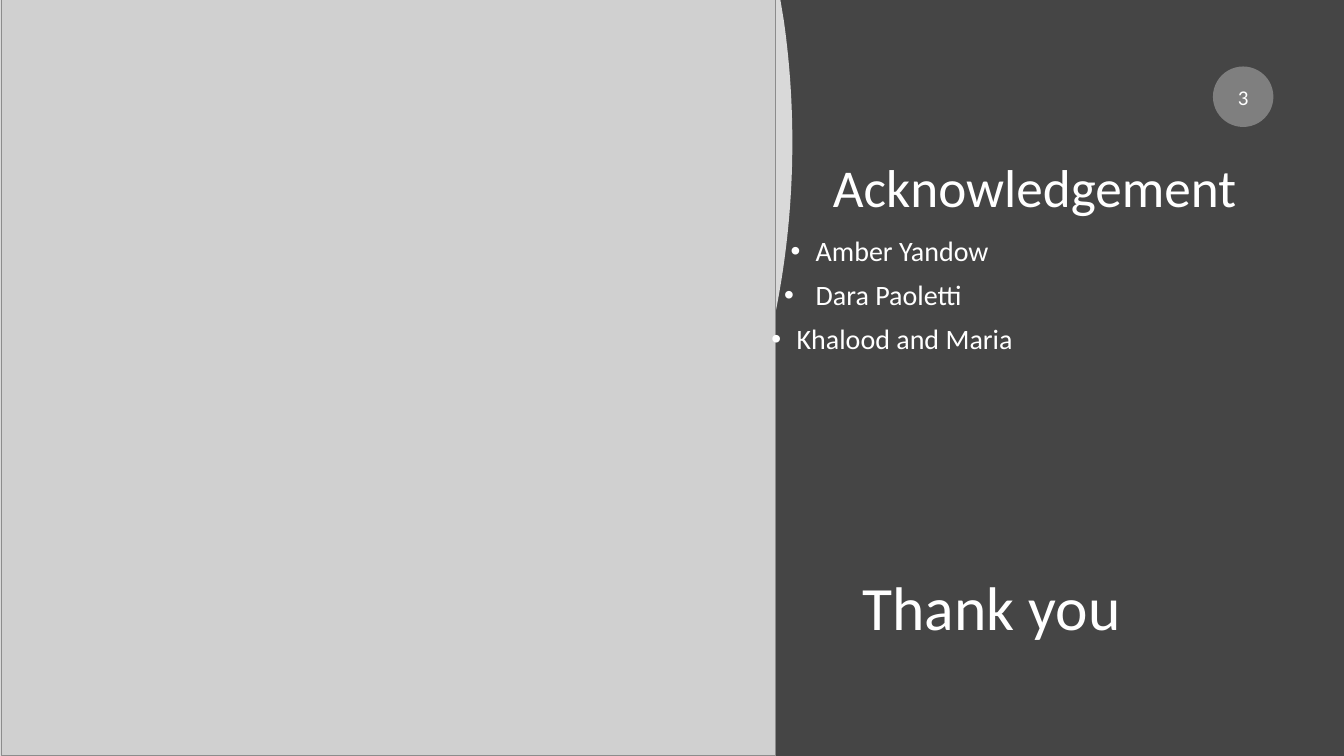
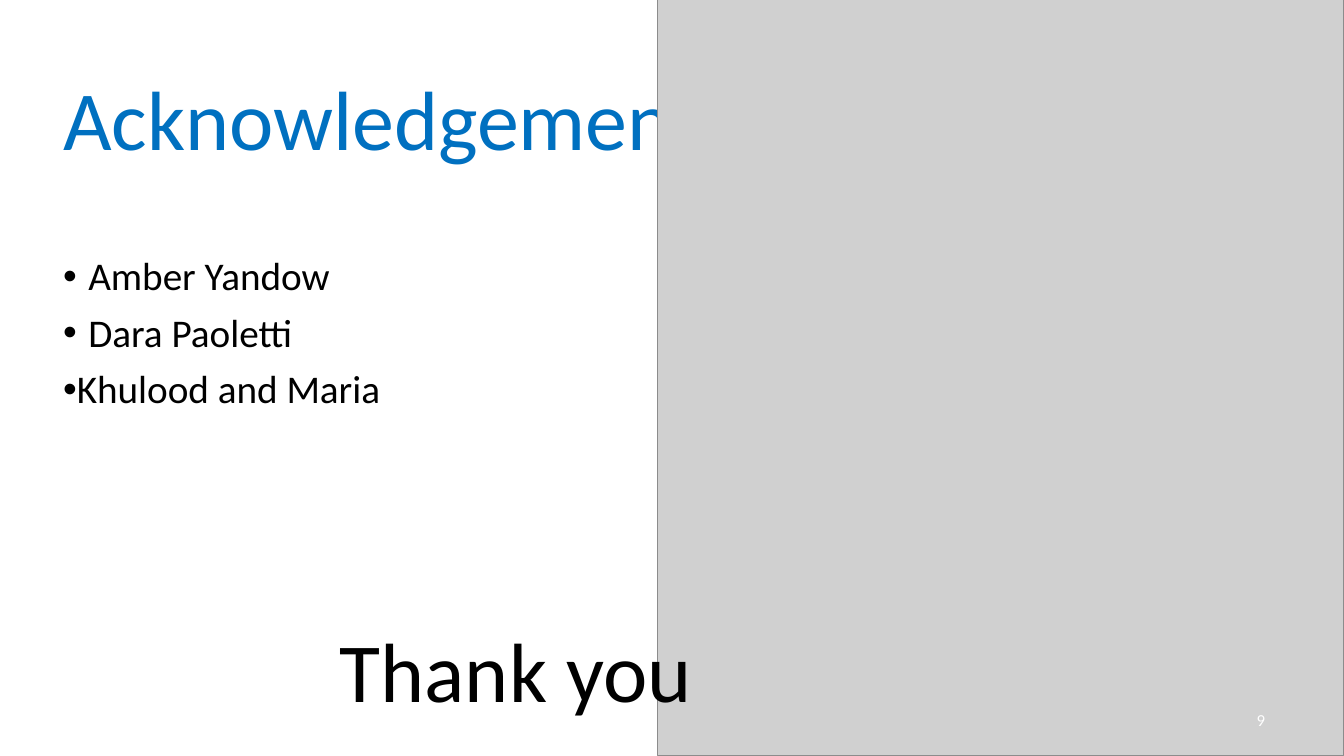
Before and after one commit to GitHub-ccd/Customer_churn_classification_MOD_3, a slide deck: slide 9 of ppt/MOD_3_non_technical.pptx (slide 3 before the commit). Drawn at 1344x756 pixels with LibreOffice and Linux fonts; fonts in the diff are those of the drawing; grey boxes stand for pictures; background and template pictures are left out. Boxes give left, top, right and bottom in pixels: in the first picture for what was removed or moved away, otherwise in the second. Text is boxed around its words. In the diff, an @@ line names an element or a change of style, - is before the commit and + after.

```diff
--- a/ppt/MOD_3_non_technical.pptx
+++ b/ppt/MOD_3_non_technical.pptx
@@ background #454545 to #FFFFFF @@
@@ freeform shape removed at [0, 0, 792, 756] @@
@@ picture: place and size @@
-picture at [1, 0, 776, 756]
+picture at [657, 0, 1344, 756]
@@ title "Acknowledgement": place and size @@
-title "Acknowledgement" at [833, 170, 1236, 216]
+title "Acknowledgement" at [63, 80, 699, 169]
@@ title "Acknowledgement" at [63, 80, 699, 169]: size 38 to 60 pt, text colour #FFFFFF to #0070C0 @@
@@ page number removed at [1213, 67, 1273, 127] @@
-3
@@ text "Amber Yandow": place and size @@
-text "Amber Yandow" at [797, 241, 1013, 349]
+text "Amber Yandow" at [77, 262, 381, 404]
@@ text at [88, 262, 330, 348]: size 20 to 28 pt, text colour #FFFFFF to #000000 in "Amber Yandow", "Dara Paoletti"; indent changed @@
@@ text at [77, 375, 381, 404]: text changed; size 20 to 28 pt; text colour #FFFFFF to #000000 @@
-• Khalood and Maria
+• Khulood and Maria
@@ text "Thank you": place and size @@
-text "Thank you" at [862, 587, 1121, 640]
+text "Thank you" at [340, 633, 691, 722]
@@ text "Thank you" at [340, 633, 691, 722]: size 44 to 60 pt, text colour #FFFFFF to #000000 @@
@@ page number added at [1199, 701, 1290, 741], 12 pt, text #FFFFFF @@
+9
```
Also in this commit, not shown: 2 other slides changed, 6 slides added, 25 other files.
